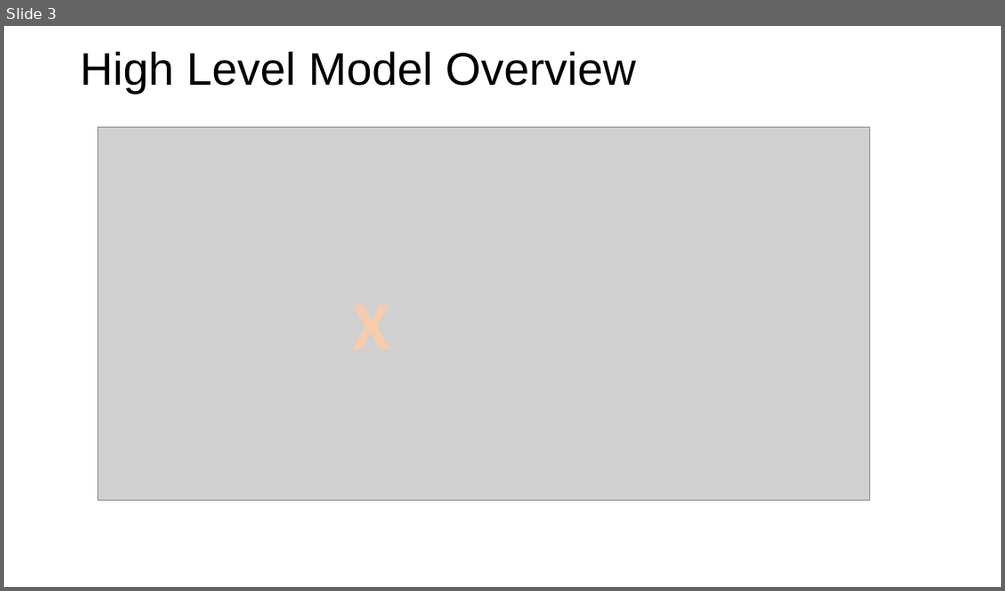
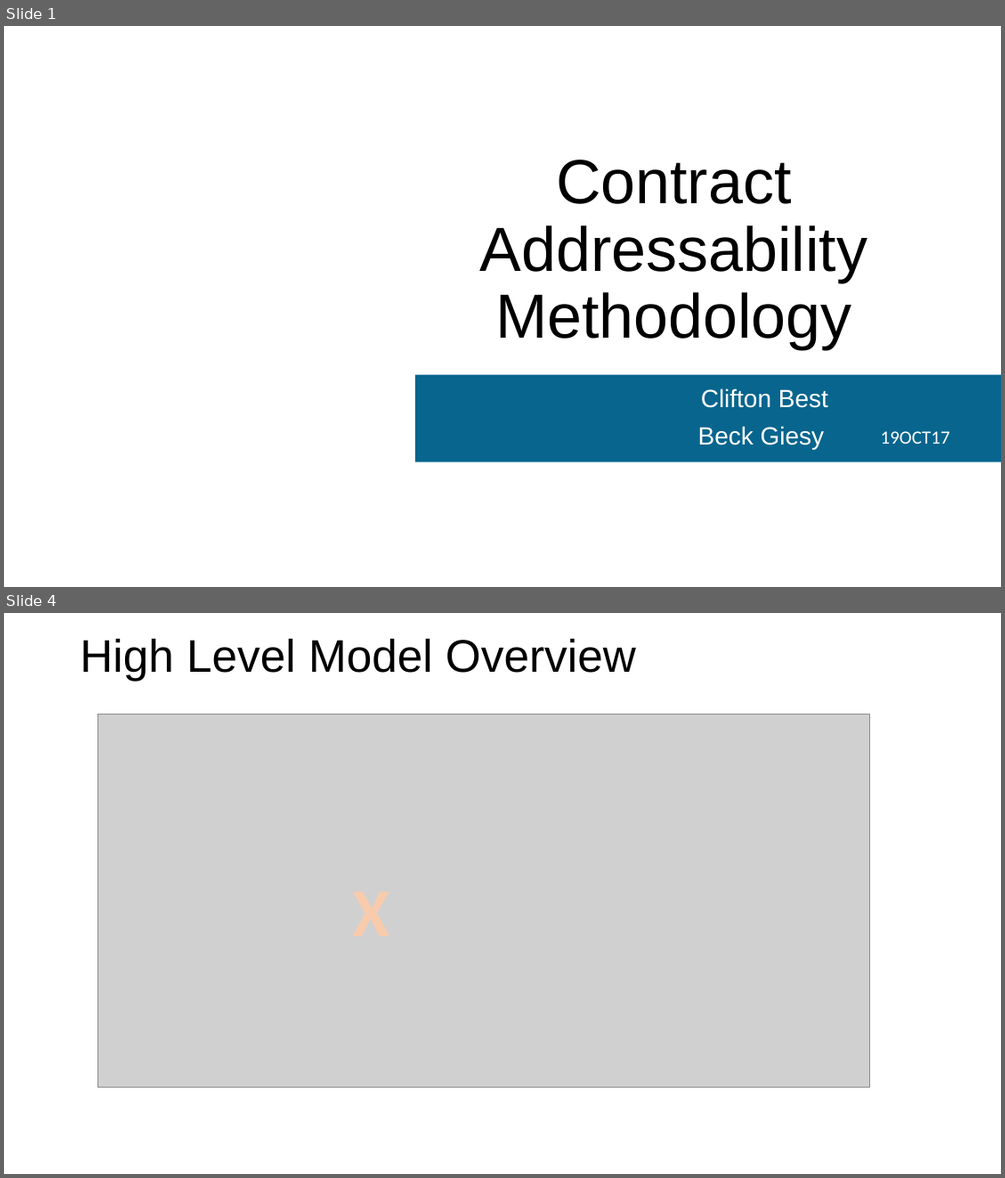
Before and after one commit to mrbest/CombinedAddressability, a slide deck: CombinedAddressability.pptx. Shown one above the other, each under a label of ours: slide 3 before the commit, slides 1 and 4 after it; the slides between them are not shown. The pictures are 1005x591 and 1005x1178 pixels, drawn with LibreOffice and Linux fonts; fonts in the diff are those of the drawing; grey boxes stand for pictures; background and template pictures are left out. Boxes give left, top, right and bottom in pixels: in the first picture for what was removed or moved away, otherwise in the second. Text is boxed around its words. In the diff, an @@ line names an element or a change of style, - is before the commit and + after.

Commit message:
Additions needed to capture all of GSA obs and multi-year addressability

```diff
--- a/CombinedAddressability.pptx
+++ b/CombinedAddressability.pptx
@@ slide 1 added at (4, 26, 1001, 587), background #FFFFFF @@
@@ title added at (480, 160, 868, 349), 60 pt, text #000000 @@
+Contract Addressability Methodology
@@ rectangle added at (415, 375, 1001, 461), fill #07658E @@
@@ subtitle added at (698, 388, 828, 449), 24 pt, text #FFFFFF @@
+Clifton Best
+Beck Giesy
@@ text added at (881, 431, 950, 443), 18 pt, text #FFFFFF @@
+19OCT17
@@ what was slide 3 is now slide 4 @@
```
Also in this commit, not shown: 5 slides changed, 5 other slides added, 5 other files.
